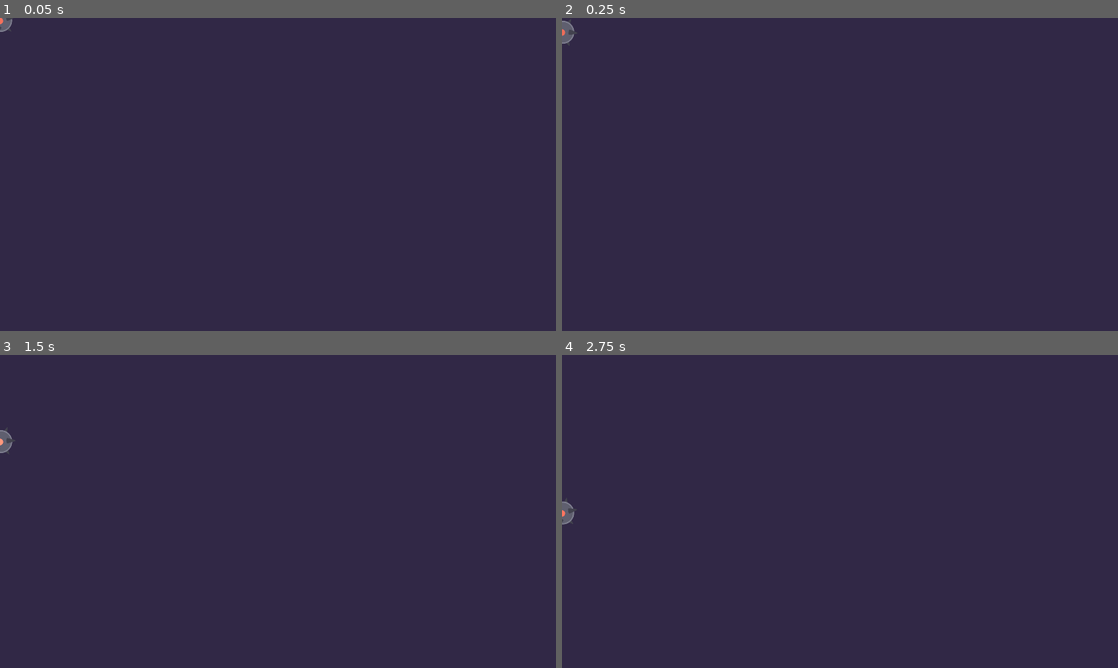
Above: before the commit, frames 1-4 (two rows, left to right).
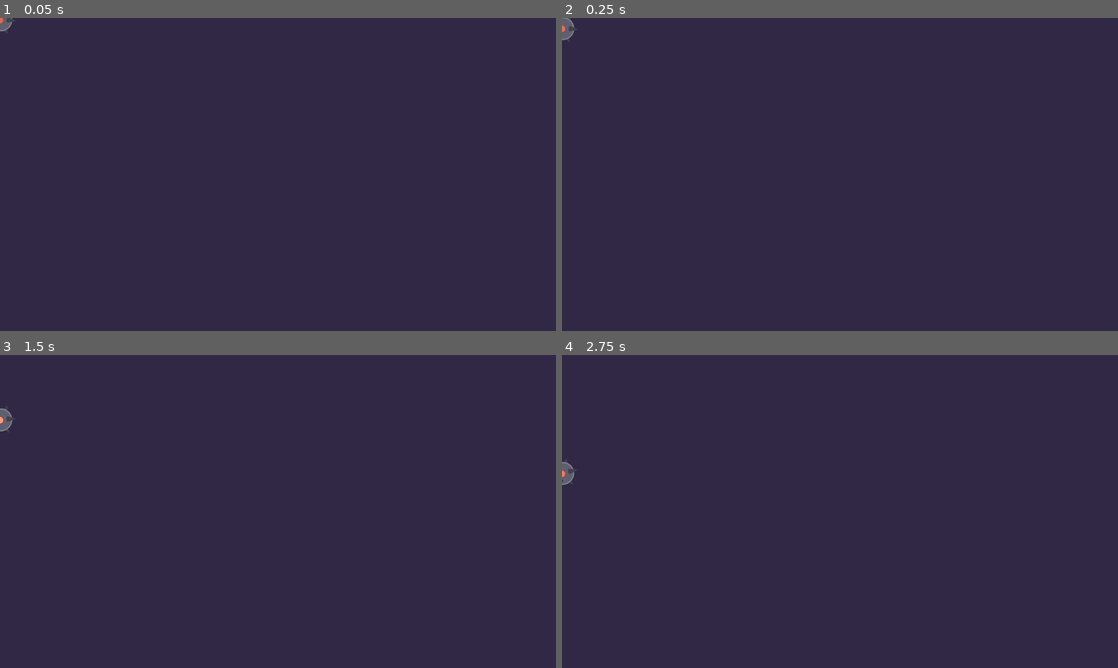
Above: after the commit, the same moments.

Repository: pigdevstudio/fermi-parallax
Game: Godot game, scene res://Objects/Mine/Mine.tscn
The game is run twice, just before and just after one commit, with the same random seed, the same clock (stepped at 60 frames per second) and the same inputs. This scene is started directly instead of the project's main scene.
Inputs:
- Up to frame 1 (0.05 s): no input
- Up to frame 2 (0.25 s): no input
- Up to frame 3 (1.5 s): hold Right (move_right) 0.53-1.28 s; hold Shift (dash) 0.53-1.28 s; hold S (move_down) from 1.28 s (still down); tap Space (shoot) at 1.35 s
- Up to frame 4 (2.75 s): release S (move_down) at 2.03 s; hold Right (move_right) from 2.03 s (still down); hold Shift (dash) from 2.03 s (still down)

The runs differ from the first frame. In frame 1, less than 0.1% of the frame differs, in the area x 0-3%, y 0-5%; in frame 2, 0.1%; in frame 3, 0.3%; in frame 4, 0.3%, in the area x 0-3%, y 33-55%.

Commit message:
Update Mine.tscn
mine stops while exploding

Diff:
--- a/source/Objects/Mine/Mine.tscn
+++ b/source/Objects/Mine/Mine.tscn
@@ -151,6 +151,18 @@
 "transitions": PoolRealArray( 1 ),
 "update": 1,
 "values": [ false ]
+}
+tracks/9/type = "value"
+tracks/9/path = NodePath(".:speed")
+tracks/9/interp = 1
+tracks/9/loop_wrap = true
+tracks/9/imported = false
+tracks/9/enabled = true
+tracks/9/keys = {
+"times": PoolRealArray( 0 ),
+"transitions": PoolRealArray( 1 ),
+"update": 0,
+"values": [ 0.0 ]
 }
 
 [sub_resource type="Animation" id=5]
@@ -282,17 +294,28 @@
 "method": "play"
 } ]
 }
+tracks/8/type = "value"
+tracks/8/path = NodePath(".:speed")
+tracks/8/interp = 1
+tracks/8/loop_wrap = true
+tracks/8/imported = false
+tracks/8/enabled = true
+tracks/8/keys = {
+"times": PoolRealArray( 0 ),
+"transitions": PoolRealArray( 1 ),
+"update": 0,
+"values": [ 150.0 ]
+}
 
 [sub_resource type="CircleShape2D" id=7]
 radius = 64.4981
 
 [node name="Mine" type="Node2D"]
 script = ExtResource( 4 )
-speed = 200.0
+speed = 0.0
+wait_max = 3.5
 
 [node name="HitBox2D" parent="." instance=ExtResource( 1 )]
-monitoring = false
-monitorable = false
 damage = 5.0
 
 [node name="CollisionShape2D" parent="HitBox2D" index="0"]
@@ -307,13 +330,11 @@
 
 [node name="Sprite" type="Sprite" parent="."]
 visible = false
-rotation = -0.304624
 texture = ExtResource( 3 )
 region_enabled = true
 region_rect = Rect2( 9, 32, 110, 94 )
 
 [node name="Light" type="Sprite" parent="Sprite"]
-self_modulate = Color( 1.08073, 1.08073, 1.08073, 1 )
 texture = ExtResource( 3 )
 region_enabled = true
 region_rect = Rect2( 54, 5, 23, 23 )
